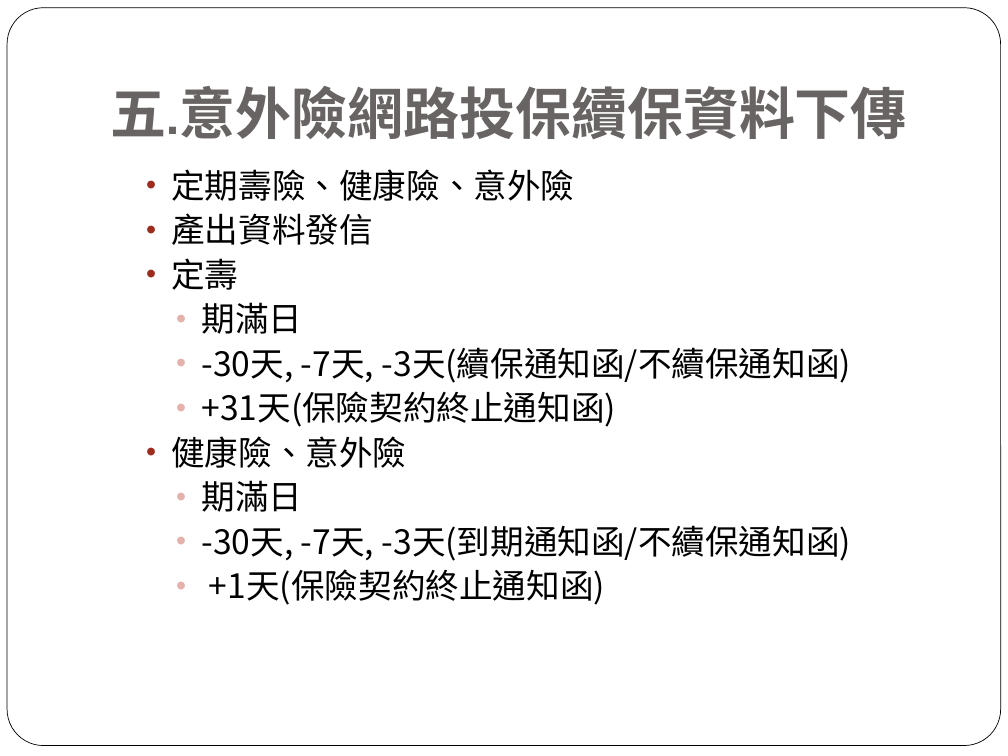
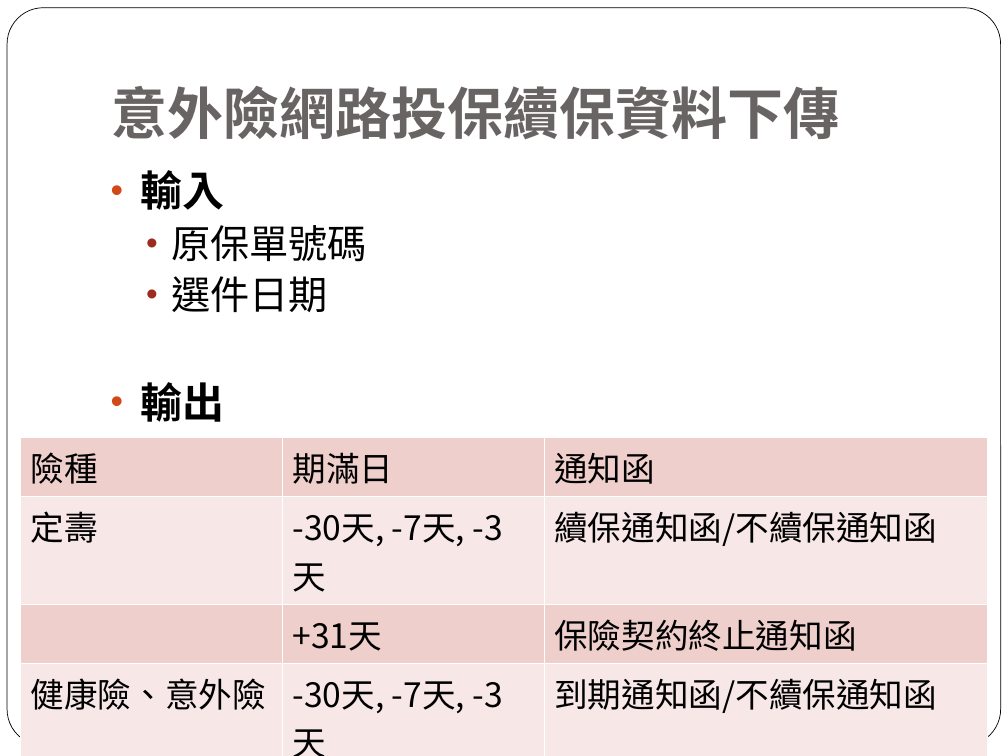
Before and after one commit to tale123456789/Resource, a slide deck: slide 12 of 續保作業.pptx (slide 9 before the commit). Drawn at 1008x756 pixels with LibreOffice and Linux fonts; fonts in the diff are those of the drawing. Boxes give left, top, right and bottom in pixels: in the first picture for what was removed or moved away, otherwise in the second. Text is boxed around its words. In the diff, an @@ line names an element or a change of style, - is before the commit and + after.

```diff
--- a/續保作業.pptx
+++ b/續保作業.pptx
@@ title at (112, 86, 839, 139): text changed @@
-五.意外險網路投保續保資料下傳
+意外險網路投保續保資料下傳
@@ text at (141, 170, 367, 422): text changed; size 24 to 28 pt @@
-  • 定期壽險、健康險、意外險
-  • 產出資料發信
-  • 定壽
-    • 期滿日
-    • -30天, -7天, -3天(續保通知函/不續保通知函)
-    • +31天(保險契約終止通知函)
-  • 健康險、意外險
-    • 期滿日
-    • -30天, -7天, -3天(到期通知函/不續保通知函)
-    • +1天(保險契約終止通知函)
+• 輸入
+  • 原保單號碼
+  • 選件日期
+• 輸出
@@ table added at (20, 437, 988, 717), 5 rows, 3 columns @@
+險種 | 期滿日 | 通知函
+定壽 | -30天, -7天, -3天 | 續保通知函/不續保通知函
+ | +31天 | 保險契約終止通知函
+健康險、意外險 | -30天, -7天, -3天 | 到期通知函/不續保通知函
+ | +1天 | 保險契約終止通知函
```
Also in this commit, not shown: 7 other slides changed, 14 slides added, 9 slides removed, 1 other file.
